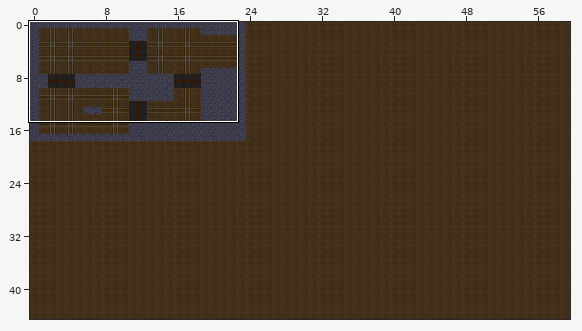
A Tiled map gets an edit: miJuego/Resources/piso.tmx. The first picture is a wide view before the edit; the outline marks the close-up.
Close-up. The starting point:
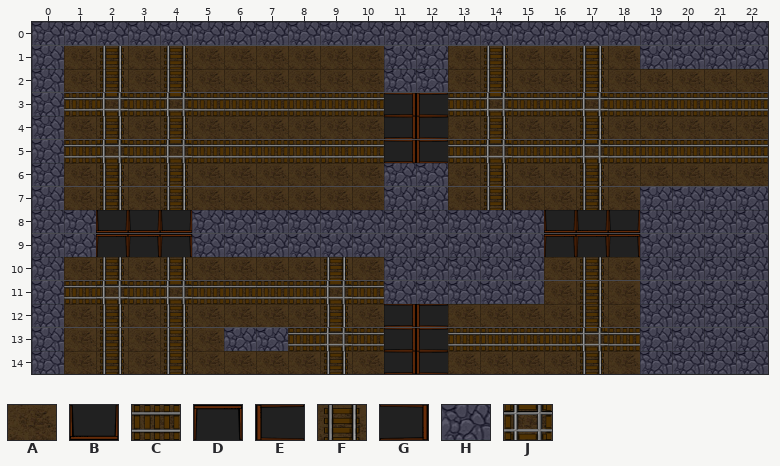
Cells are 109x80 px. Shown: x 0..22, y 0..14.
Key: from "tilesetrailes": A 0, B 1, C 2, D 3, E 4, F 5, G 8, H 9, J 10.
_ is an empty cell.
Layer "piso" before, first column x 0:
 0 HHHHHHHHHHHHHHHHHHHHHHH
 1 HAFAFAAAAAAHHAFAAFAHHHH
 2 HAFAFAAAAAAHHAFAAFAAAAA
 3 HCJCJCCCCCCGECJCCJCCCCC
 4 HAFAFAAAAAAGEAFAAFAAAAA
 5 HCJCJCCCCCCGECJCCJCCCCC
 6 HAFAFAAAAAAHHAFAAFAAAAA
 7 HAFAFAAAAAAHHAFAAFAHHHH
 8 HHBBBHHHHHHHHHHHBBBHHHH
 9 HHDDDHHHHHHHHHHHDDDHHHH
10 HAFAFAAAAFAHHHHHAFAHHHH
11 HCJCJCCCCJCHHHHHAFAHHHH
12 HAFAFAAAAFAGEAAAAFAHHHH
13 HAFAFAHHCJCGECCCCJCHHHH
14 HAFAFAAAAFAGEAAAAFAHHHH
New version:
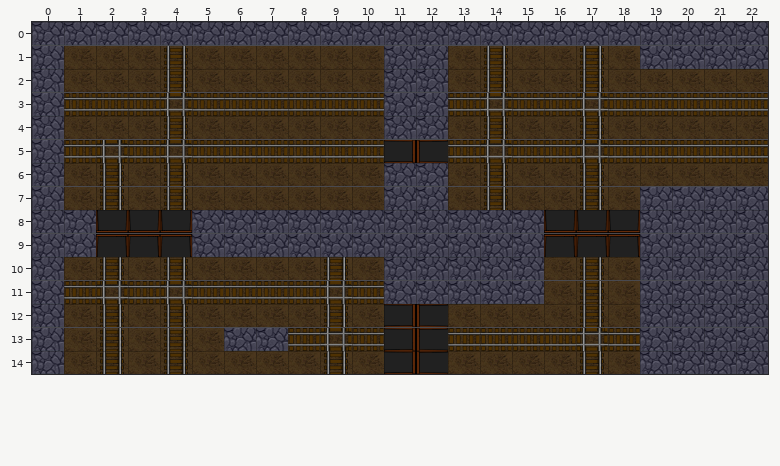
Diff:
Layer "piso":
y 1..2: x 2 F -> A
y 3: x 2 J -> C; x 11..12 GE -> HH
y 4: x 2 F -> A; x 11..12 GE -> HH
Changed places in both close-ups, as pixel boxes (x1, y1, x2, y2):
changed: (96, 46, 128, 139)
changed: (384, 93, 448, 139)
